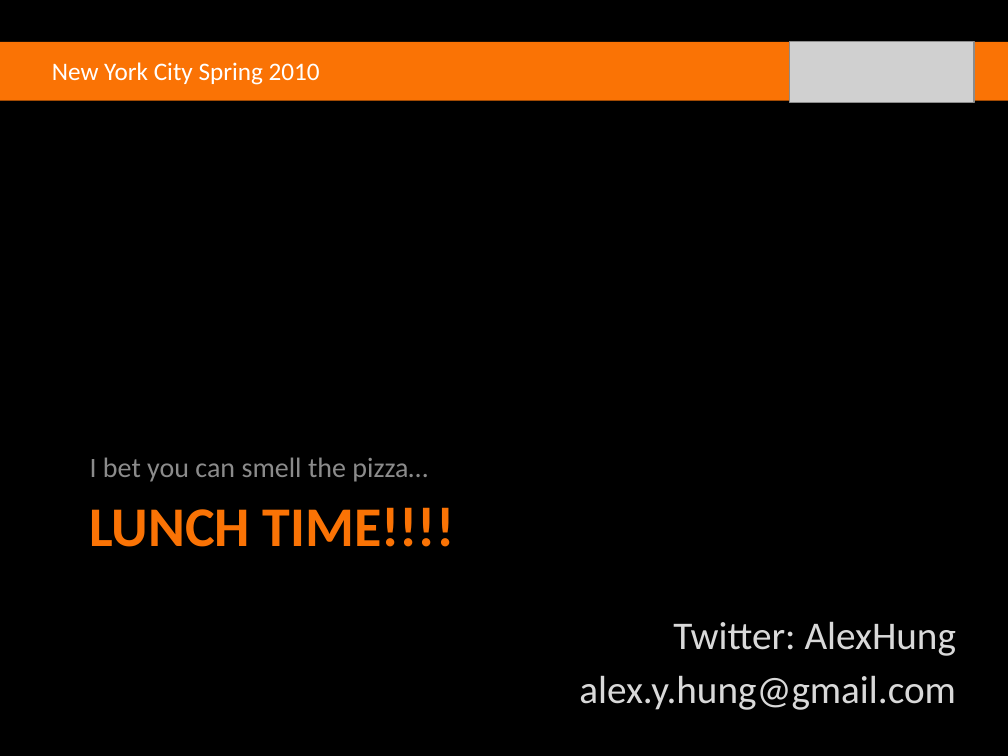
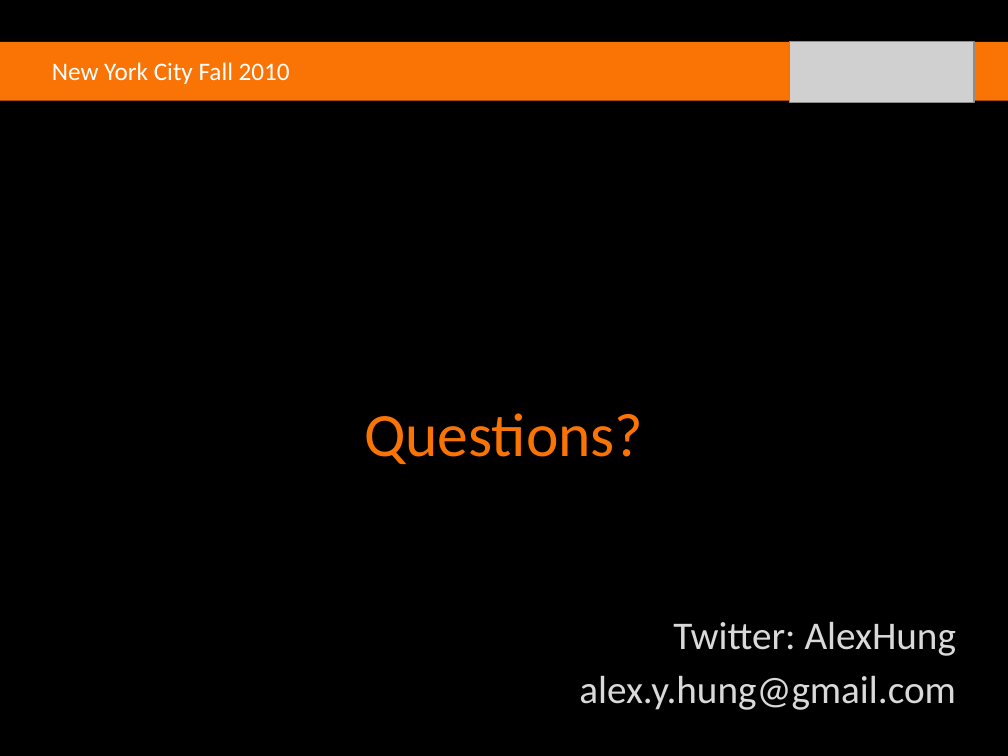
Before and after one commit to agilefire/November2010, a slide deck: slide 33 of Agile Firestarter Autumn 2010 Test-Driven-Development.pptx (slide 34 before the commit). Drawn at 1008x756 pixels with LibreOffice and Linux fonts; fonts in the diff are those of the drawing; grey boxes stand for pictures; background and template pictures are left out. Boxes give left, top, right and bottom in pixels: in the first picture for what was removed or moved away, otherwise in the second. Text is boxed around its words. In the diff, an @@ line names an element or a change of style, - is before the commit and + after.

```diff
--- a/Agile Firestarter Autumn 2010 Test-Driven-Development.pptx
+++ b/Agile Firestarter Autumn 2010 Test-Driven-Development.pptx
@@ text at [52,62,290,84]: text changed @@
-New York City Spring 2010
+New York City Fall 2010
@@ title added at [364,413,643,464], 44 pt, text #FA7305 @@
+Questions?
@@ text removed at [90,457,428,482] @@
-I bet you can smell the pizza…
@@ text removed at [90,507,455,547] @@
-LUNCH TIME!!!!
```
Also in this commit, not shown: 15 other slides changed, 1 slide added, 5 slides removed.
